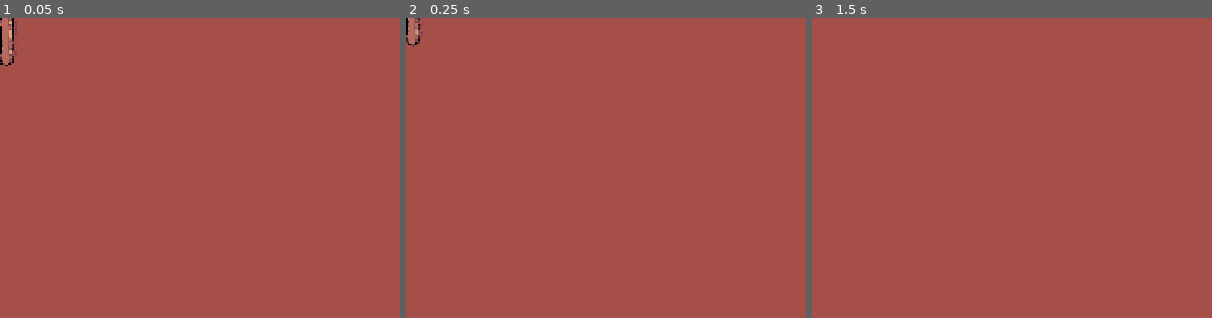
Above: before the commit, frames 1-3 (left to right).
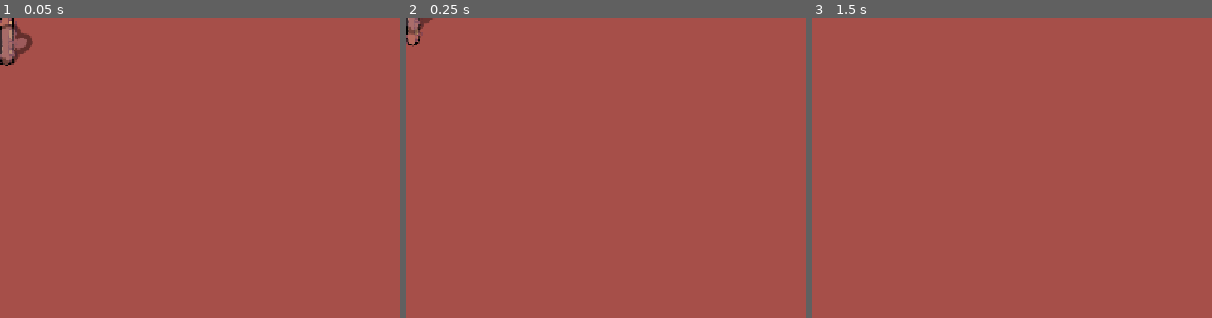
Above: after the commit, the same moments.

Repository: kayillustrations/Follow-The-Gold
Game: Godot game, scene res://objects/obs_sewer.tscn
The game is run twice, just before and just after one commit, with the same random seed, the same clock (stepped at 60 frames per second) and the same inputs. This scene is started directly instead of the project's main scene. Sound files missing from this copy of the repository are replaced by a short silence.
Inputs (mouse positions are % of the whole screen's width and height, from its top left):
- Up to frame 1 (0.05 s): no input
- Up to frame 2 (0.25 s): no input
- Up to frame 3 (1.5 s): tap Enter (ui_accept) at 0.5, 0.77, 0.8, 1.07, 1.25 s; move the mouse to (72, 45) at 0.52 s; hold Right (ui_right) 0.53-1.25 s; tap Space (Boost) at 0.6 s; click (72, 45) at 0.67 s; drag from (30, 55) to (45, 70) at 1.27 s
The pictures show only the part of the screen within x 0-50%, y 0-50%; the shares and areas given below are measured in that part.

The runs differ from the first frame. In frame 1, 0.4% of the frame differs, in the area x 0-9%, y 2-16%; in frame 2, 0.1%; in frame 3, nothing differs.
Error in both runs: Cannot call method 'get_length' on a null value. (res://_globals/autoloads/5.music_manager.gd:59)

Commit message:
particles

Diff:
--- a/_globals/components/health_comp.gd
+++ b/_globals/components/health_comp.gd
@@ -34,6 +34,7 @@
 	match effect:
 		SignalBus.Effects.DAMAGE:
 			sprite_color(false,damaged_color)
+			$"..".particles_blood.emitting = true
 			$"../Audio_damage".play()
 			SignalBus.isDamaged.emit(true)
 			ChangeHealth(1)
@@ -73,19 +74,23 @@
 
 func Slowness(timer:Timer):
 	SignalBus.isSlowed.emit(true)
+	$"..".particles_damp.emitting = true
 	timer.start(1)
 
 	await timer.timeout
 	SignalBus.isSlowed.emit(false)
 	SignalBus.isAffected.emit(false)
+	$"..".particles_damp.emitting = false
 	GameManager.player_speed = GameManager.max_current_speed
 	timer.queue_free()
 
 func Disorient(timer:Timer):
 	SignalBus.isDisoriented.emit(true)
+	$"..".particles_dizzy.emitting = true
 	timer.start(1.5)
 
 	await timer.timeout
+	$"..".particles_dizzy.emitting = false
 	SignalBus.isDisoriented.emit(false)
 	SignalBus.isAffected.emit(false)
 	timer.queue_free()
--- a/objects/obs_sewer.tscn
+++ b/objects/obs_sewer.tscn
@@ -1,8 +1,9 @@
-[gd_scene load_steps=7 format=3 uid="uid://dnebyvwvdm3kw"]
+[gd_scene load_steps=12 format=3 uid="uid://dnebyvwvdm3kw"]
 
 [ext_resource type="PackedScene" uid="uid://b04pl3lwnnh5n" path="res://objects/obstacle_base.tscn" id="1_xrqpe"]
 [ext_resource type="Script" uid="uid://d4hv7xr8j368x" path="res://objects/obs_sewer.gd" id="2_dwx8m"]
 [ext_resource type="Texture2D" uid="uid://j6jyr22w6oqa" path="res://art/draft2.png" id="3_htohe"]
+[ext_resource type="Texture2D" uid="uid://rl4qhoiwaal" path="res://_imported/temp art/particles.png" id="4_tgf34"]
 
 [sub_resource type="AtlasTexture" id="AtlasTexture_htohe"]
 atlas = ExtResource("3_htohe")
@@ -14,6 +15,23 @@
 
 [sub_resource type="CircleShape2D" id="CircleShape2D_1p0n2"]
 radius = 17.5071
+
+[sub_resource type="AtlasTexture" id="AtlasTexture_1p0n2"]
+atlas = ExtResource("4_tgf34")
+region = Rect2(207, 154, 77, 62)
+
+[sub_resource type="Curve" id="Curve_tgf34"]
+_limits = [0.0, 100.0, 0.0, 1.0]
+_data = [Vector2(0, 1), 0.0, 0.0, 0, 0, Vector2(1, 100), 0.0, 0.0, 0, 0]
+point_count = 2
+
+[sub_resource type="Curve" id="Curve_1p0n2"]
+_data = [Vector2(0, 0.514135), 0.0, 0.0, 0, 0, Vector2(0.973384, 1), -0.475617, 0.0, 0, 0]
+point_count = 2
+
+[sub_resource type="Gradient" id="Gradient_7e1h2"]
+offsets = PackedFloat32Array(0, 0.755556)
+colors = PackedColorArray(0.86, 0.66435, 0.559, 1, 1, 1, 1, 0)
 
 [node name="Sewer" instance=ExtResource("1_xrqpe")]
 script = ExtResource("2_dwx8m")
@@ -31,3 +49,22 @@
 [node name="CollisionShape3D" parent="Area2D" index="0"]
 position = Vector2(0, 19)
 shape = SubResource("CircleShape2D_1p0n2")
+
+[node name="smoke" type="CPUParticles2D" parent="." index="4"]
+position = Vector2(0, 28)
+rotation = 3.14159
+amount = 2
+texture = SubResource("AtlasTexture_1p0n2")
+lifetime = 2.0
+local_coords = true
+emission_shape = 1
+emission_sphere_radius = 10.0
+direction = Vector2(0, 1)
+spread = 50.0
+gravity = Vector2(0, 0)
+initial_velocity_min = 20.0
+initial_velocity_max = 50.0
+damping_curve = SubResource("Curve_tgf34")
+scale_amount_curve = SubResource("Curve_1p0n2")
+color = Color(0.66048, 0.6536, 0.86, 0.411765)
+color_ramp = SubResource("Gradient_7e1h2")
--- a/objects/player.gd
+++ b/objects/player.gd
@@ -6,7 +6,11 @@
 @onready var health_comp: HealthComp = $HealthComp
 #@onready var sprite_2d: Sprite2D = $Sprite2D
 @onready var animated_sprite_2d: AnimatedSprite2D = $AnimatedSprite2D
-
+@onready var particles_walk: CPUParticles2D = $"Walk part"
+@onready var particles_damp: CPUParticles2D = $damp
+@onready var particles_blood: CPUParticles2D = $blood
+@onready var particles_dizzy: CPUParticles2D = $dizzy
+@onready var particles_boost: CPUParticles2D = $"boost part"
 
 var player_starting_position : Vector2
 
@@ -42,6 +46,7 @@
 	eq_effect = AudioServer.get_bus_effect(1,0)
 	get_viewport().size_changed.connect(_on_viewport_size_changed)
 	_on_viewport_size_changed()
+	ResetPlayer()
 
 func _process(delta) -> void:
 	if GameManager.isPaused:
@@ -85,6 +90,11 @@
 	direction_y = 0
 	position = player_starting_position
 	velocity = Vector2.ZERO
+	particles_walk.emitting = false
+	particles_damp.emitting = false
+	particles_blood.emitting = false
+	particles_dizzy.emitting = false
+	particles_boost.emitting = false
 	get_parent().get_parent().get_child(0).position = Vector2(0,0) #reset camera
 
 func CheckState():
@@ -144,23 +154,30 @@
 func GetAnimated():
 	if direction_x > 0:animated_sprite_2d.flip_h = true
 	else: animated_sprite_2d.flip_h = false
-	if direction_y < 0: animated_sprite_2d.speed_scale = 1.75
-	else: animated_sprite_2d.speed_scale = 1.15
+	if direction_y < 0:
+		animated_sprite_2d.speed_scale = 1.75
+	else:
+		animated_sprite_2d.speed_scale = 1.15
 
 	if direction_x == 0 && direction_y > 0:
 		animated_sprite_2d.animation = "idle"
+		particles_walk.emitting = false
 	elif direction_x == 0:
 		animated_sprite_2d.animation = "forward"
+		particles_walk.emitting = true
 	elif abs(direction_x) == 1:
 		animated_sprite_2d.animation = "side"
+		particles_walk.emitting = true
 	else:
 		animated_sprite_2d.animation = "angle"
+		particles_walk.emitting = true
 
 func Boost(activated:bool):
 	var tween:= create_tween()
 	if activated:
 		canBoost = false
 		boost.start(.5)
+		particles_boost.emitting = true
 		#PlayAnim(Boost)
 		$move.paused = true
 		$Audio_boost.play()
@@ -183,6 +200,7 @@
 		eq_effect.set_band_gain_db(1, 0)
 		eq_effect.set_band_gain_db(2, 0)
 		eq_effect.set_band_gain_db(3, 0)
+
 func CoinSFX():
 	$Audio_coin.play()
 
@@ -194,40 +212,6 @@
 
 func PauseWalk(b:bool):
 	$move.paused = b
-	pass
-
-func Movement():
-	## Handle jump.
-	#if Input.is_action_just_pressed("ui_accept") and is_on_floor():
-		#velocity.y = JUMP_VELOCITY
-
-	# Get the input direction_x and handle the movement/deceleration.
-	# As good practice, you should replace UI actions with custom gameplay actions.
-	var direction_x_y := Input.get_axis("ui_up","ui_down")
-	var direction_x_x := Input.get_axis("ui_left", "ui_right")
-
-	if !canMove:
-		velocity.y += GameManager.b_movement
-		direction_x_x = 0
-
-	velocity = Vector2(direction_x_x,direction_x_y) * GameManager.player_speed/1.5
-
-	if !direction_x_x && !direction_x_y:
-		velocity.x = move_toward(velocity.x, 0, GameManager.player_speed)
-		velocity.y = move_toward(velocity.y, 0, GameManager.player_speed)
-	elif direction_x_x && direction_x_y:
-		velocity.y += GameManager.b_movement/4
-	else:
-		velocity = Vector2(direction_x_x,direction_x_y) * GameManager.player_speed
-		velocity.y += GameManager.b_movement/2
-
-	if isSlowed:
-		velocity.x /= 2
-		velocity.y /= 2
-		velocity.y += GameManager.b_movement/2
-	#velocity.y += GameManager.b_movement
-
-	move_and_slide()
 
 func edit_canMove(b:bool):
 	canMove = !b
--- a/objects/player.tscn
+++ b/objects/player.tscn
@@ -1,6 +1,7 @@
-[gd_scene load_steps=41 format=3 uid="uid://dh2v0600vkess"]
+[gd_scene load_steps=47 format=3 uid="uid://dh2v0600vkess"]
 
 [ext_resource type="Script" uid="uid://053yqqoj8kga" path="res://objects/player.gd" id="1_ykyjo"]
+[ext_resource type="Texture2D" uid="uid://rl4qhoiwaal" path="res://_imported/temp art/particles.png" id="2_i4kk0"]
 [ext_resource type="Texture2D" uid="uid://cyqvbiubus3ot" path="res://art/angle/angle_0000.png" id="2_mle5l"]
 [ext_resource type="Texture2D" uid="uid://cdkcoiyefxedg" path="res://art/angle/angle_0001.png" id="3_i4kk0"]
 [ext_resource type="Script" uid="uid://dqvai2dc6pdkc" path="res://_globals/components/health_comp.gd" id="3_uxov2"]
@@ -37,6 +38,17 @@
 [ext_resource type="Texture2D" uid="uid://d2qjxevb1h042" path="res://art/side/side_0005.png" id="23_dsdn8"]
 [ext_resource type="AudioStream" uid="uid://cpagb8ca1gvlb" path="res://sound/sfx/sfx_player/boostSFX_v2.wav" id="25_mle5l"]
 
+[sub_resource type="AtlasTexture" id="AtlasTexture_i4kk0"]
+atlas = ExtResource("2_i4kk0")
+region = Rect2(207, 154, 77, 62)
+
+[sub_resource type="Gradient" id="Gradient_i4kk0"]
+colors = PackedColorArray(0.86, 0.66435, 0.559, 1, 1, 1, 1, 0)
+
+[sub_resource type="AtlasTexture" id="AtlasTexture_kqdjh"]
+atlas = ExtResource("2_i4kk0")
+region = Rect2(207, 154, 77, 62)
+
 [sub_resource type="CapsuleShape2D" id="CapsuleShape2D_bxedw"]
 radius = 31.0
 height = 114.0
@@ -141,6 +153,14 @@
 "name": &"side",
 "speed": 5.0
 }]
+
+[sub_resource type="AtlasTexture" id="AtlasTexture_s854h"]
+atlas = ExtResource("2_i4kk0")
+region = Rect2(0, 105, 32, 55)
+
+[sub_resource type="AtlasTexture" id="AtlasTexture_tj211"]
+atlas = ExtResource("2_i4kk0")
+region = Rect2(179, 101, 29, 24)
 
 [sub_resource type="AudioStreamRandomizer" id="AudioStreamRandomizer_5esnd"]
 streams_count = 6
@@ -158,6 +178,40 @@
 collision_mask = 17
 script = ExtResource("1_ykyjo")
 
+[node name="Walk part" type="CPUParticles2D" parent="."]
+position = Vector2(0, -5)
+amount = 2
+texture = SubResource("AtlasTexture_i4kk0")
+direction = Vector2(0, -1)
+gravity = Vector2(0, -5)
+initial_velocity_min = 50.0
+initial_velocity_max = 100.0
+damping_min = 10.0
+damping_max = 50.0
+scale_amount_min = 0.1
+scale_amount_max = 0.25
+color = Color(0.86, 0.59168, 0.4472, 0.411765)
+color_ramp = SubResource("Gradient_i4kk0")
+
+[node name="boost part" type="CPUParticles2D" parent="."]
+position = Vector2(0, -7)
+emitting = false
+amount = 10
+texture = SubResource("AtlasTexture_kqdjh")
+one_shot = true
+explosiveness = 0.5
+particle_flag_align_y = true
+direction = Vector2(0, -1)
+gravity = Vector2(0, -5)
+initial_velocity_min = 50.0
+initial_velocity_max = 100.0
+damping_min = 10.0
+damping_max = 50.0
+scale_amount_min = 0.2
+scale_amount_max = 0.4
+color = Color(0.929258, 0.748613, 0.654209, 0.74902)
+color_ramp = SubResource("Gradient_i4kk0")
+
 [node name="Collision" type="CollisionShape2D" parent="."]
 position = Vector2(0, -57)
 shape = SubResource("CapsuleShape2D_bxedw")
@@ -181,6 +235,58 @@
 animation = &"dead"
 autoplay = "idle"
 
+[node name="damp" type="CPUParticles2D" parent="."]
+position = Vector2(0, -56)
+amount = 4
+texture = SubResource("AtlasTexture_s854h")
+local_coords = true
+emission_shape = 1
+emission_sphere_radius = 42.51
+gravity = Vector2(0, 100)
+scale_amount_min = 0.1
+scale_amount_max = 0.25
+color_ramp = SubResource("Gradient_i4kk0")
+
+[node name="blood" type="CPUParticles2D" parent="."]
+position = Vector2(2, -77)
+emitting = false
+texture = SubResource("AtlasTexture_s854h")
+one_shot = true
+explosiveness = 0.5
+randomness = 0.5
+local_coords = true
+emission_shape = 1
+emission_sphere_radius = 42.51
+particle_flag_align_y = true
+direction = Vector2(0, 1)
+spread = 20.0
+gravity = Vector2(0, 0)
+initial_velocity_min = 50.0
+initial_velocity_max = 50.0
+scale_amount_min = 0.1
+scale_amount_max = 0.25
+color = Color(1, 0.31, 0.5975, 1)
+color_ramp = SubResource("Gradient_i4kk0")
+
+[node name="dizzy" type="CPUParticles2D" parent="."]
+position = Vector2(-1, -95)
+texture = SubResource("AtlasTexture_tj211")
+local_coords = true
+emission_shape = 1
+emission_sphere_radius = 42.51
+particle_flag_align_y = true
+direction = Vector2(0, 1)
+gravity = Vector2(0, 0)
+initial_velocity_min = 5.0
+initial_velocity_max = 5.0
+orbit_velocity_min = 0.5
+orbit_velocity_max = 0.75
+tangential_accel_min = -5.0
+tangential_accel_max = 5.0
+scale_amount_min = 0.25
+scale_amount_max = 0.4
+color_ramp = SubResource("Gradient_i4kk0")
+
 [node name="Boost" type="Timer" parent="."]
 
 [node name="Cooldown" type="Timer" parent="."]
